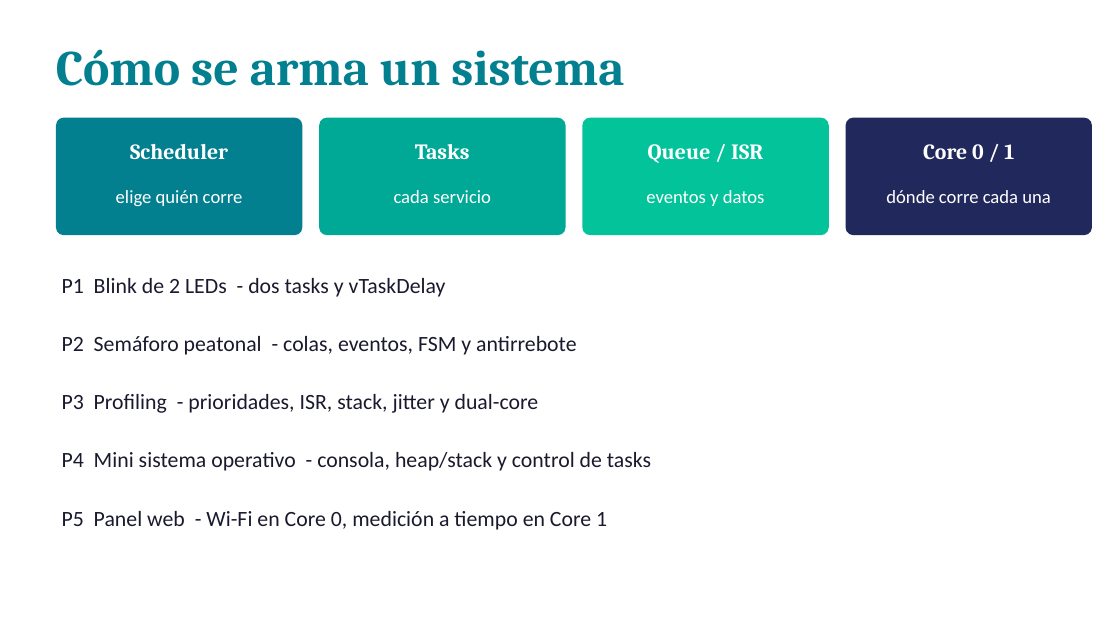
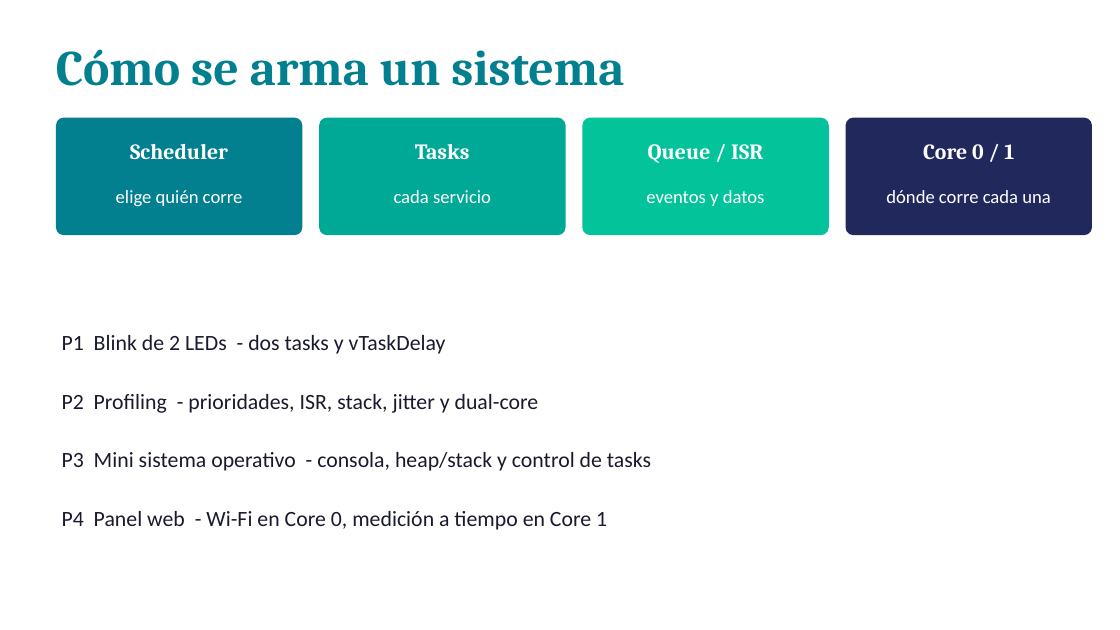
Before and after one commit to adricatena/TD2-FreeRTOS, a slide deck: slide 17 of FreeRTOS_Intro_ESP32.pptx. Drawn at 1120x630 pixels with LibreOffice and Linux fonts; fonts in the diff are those of the drawing. Boxes give left, top, right and bottom in pixels: in the first picture for what was removed or moved away, otherwise in the second. Text is boxed around its words. In the diff, an @@ line names an element or a change of style, - is before the commit and + after.

Commit message:
typo en ppt

```diff
--- a/FreeRTOS_Intro_ESP32.pptx
+++ b/FreeRTOS_Intro_ESP32.pptx
@@ text "P1 Blink de 2 LEDs ...": place and size @@
-text "P1 Blink de 2 LEDs ..." at [62,278,446,297]
+text "P1 Blink de 2 LEDs ..." at [62,335,446,354]
@@ text removed at [62,336,577,355] @@
-P2 Semáforo peatonal - colas, eventos, FSM y antirrebote
@@ text at [62,394,539,413]: text changed @@
-P3 Profiling - prioridades, ISR, stack, jitter y dual-core
+P2 Profiling - prioridades, ISR, stack, jitter y dual-core
@@ text at [62,452,651,471]: text changed @@
-P4 Mini sistema operativo - consola, heap/stack y control de tasks
+P3 Mini sistema operativo - consola, heap/stack y control de tasks
@@ text at [62,511,607,530]: text changed @@
-P5 Panel web - Wi-Fi en Core 0, medición a tiempo en Core 1
+P4 Panel web - Wi-Fi en Core 0, medición a tiempo en Core 1
```
Also in this commit, not shown: 1 other slide changed, 1 other file.
